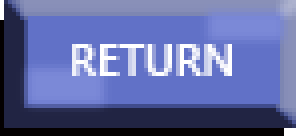
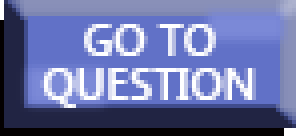
Revision of a layered 296 × 136 image; what changed, layer by layer:
added group "组 2 拷贝 3" with 5 layers above "组 1 拷贝 3" over [40, 24, 256, 108]
added layer "RETURN 拷贝" in group "组 2 拷贝 3" over [40, 24, 256, 108]
added layer "矩形 3 拷贝" (1st of 3, in "组 2 拷贝 3") in group "组 2 拷贝 3" over [208, 24, 216, 40]
added layer "矩形 3" (1st of 3, in "组 2 拷贝 3") in group "组 2 拷贝 3" over [40, 68, 104, 104]
added layer "矩形 2" (1st of 3, in "组 2 拷贝 3") in group "组 2 拷贝 3" over [40, 24, 256, 104]
added layer "矩形 1 拷贝" (1st of 3, in "组 2 拷贝 3") in group "组 2 拷贝 3" over [40, 24, 256, 108]
hid group "组 2 拷贝 2" (5 layers) over [40, 24, 256, 108]
